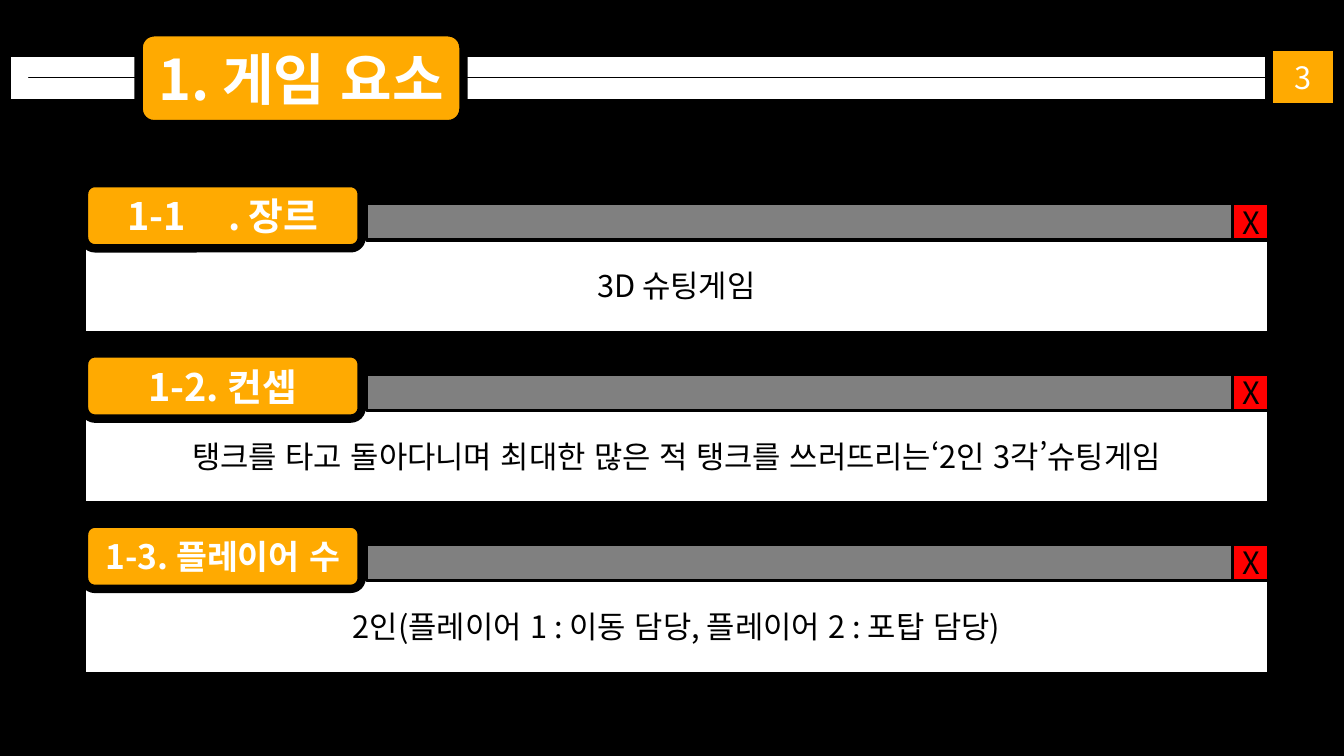
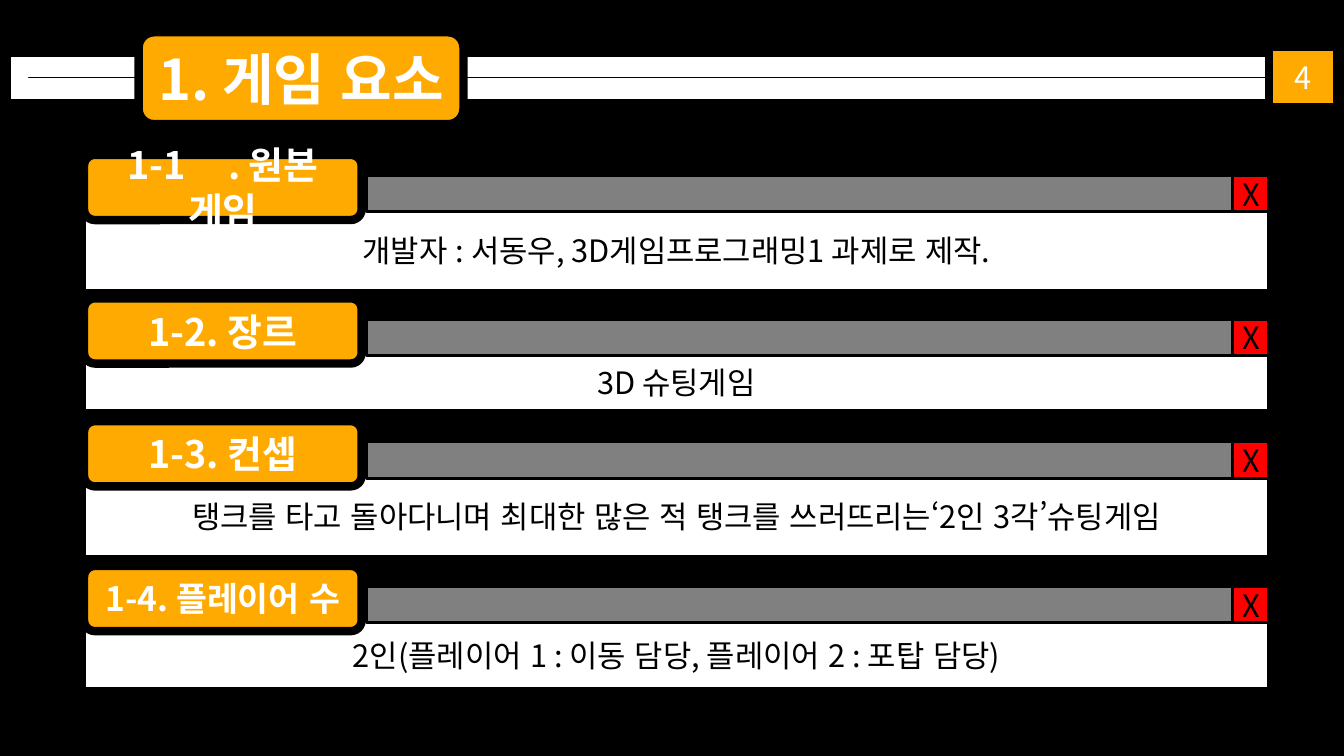
Before and after one commit to KimDJ7105/2023_network_game_project, a slide deck: slide 5 of 넷겜플 1팀 텀프로젝트 추진계획서.pptx (slide 4 before the commit). Drawn at 1344x756 pixels with LibreOffice and Linux fonts; fonts in the diff are those of the drawing; background and template pictures are left out. Boxes give left, top, right and bottom in pixels: in the first picture for what was removed or moved away, otherwise in the second. Text is boxed around its words. In the diff, an @@ line names an element or a change of style, - is before the commit and + after.

```diff
--- a/넷겜플 1팀 텀프로젝트 추진계획서.pptx
+++ b/넷겜플 1팀 텀프로젝트 추진계획서.pptx
@@ text in rectangle at bbox=[1294, 66, 1311, 89]: text changed @@
-3
+4
@@ rectangle added at bbox=[84, 175, 1268, 290], fill #FFFFFF, outline #000000 2.25 pt, 22 pt, text #000000 @@
+개발자 : 서동우, 3D게임프로그래밍1 과제로 제작.
@@ rounded rectangle added at bbox=[84, 155, 361, 221], fill #FFAA01, outline #000000 6 pt, 27 pt, text #FFFFFF, bold @@
+1-1 . 원본 게임
@@ rectangle added at bbox=[367, 175, 1269, 212], fill #808080, outline #000000 2.25 pt @@
@@ rectangle added at bbox=[1233, 175, 1269, 212], fill #FF0000, outline #000000 2.25 pt, 22 pt, text #000000 @@
+X
@@ rectangle "3D 슈팅게임": place and size @@
-rectangle "3D 슈팅게임" at bbox=[84, 204, 1268, 333]
+rectangle "3D 슈팅게임" at bbox=[84, 320, 1268, 411]
@@ text in rounded rectangle at bbox=[148, 314, 298, 350]: text changed @@
-1-1 . 장르
+1-2. 장르
@@ 2 rectangles, 1 rounded rectangle: place and size @@
-2 rectangles, 1 rounded rectangle at bbox=[84, 184, 1269, 249]
+2 rectangles, 1 rounded rectangle at bbox=[84, 298, 1269, 364]
@@ rectangle "탱크를 타고 돌아다니며 최대한 많은 ...": place and size @@
-rectangle "탱크를 타고 돌아다니며 최대한 많은 ..." at bbox=[84, 374, 1268, 503]
+rectangle "탱크를 타고 돌아다니며 최대한 많은 ..." at bbox=[84, 442, 1268, 557]
@@ rounded rectangle "1-3. 컨셉": place and size @@
-rounded rectangle "1-3. 컨셉" at bbox=[84, 354, 361, 419]
+rounded rectangle "1-3. 컨셉" at bbox=[84, 421, 361, 487]
@@ text in rounded rectangle at bbox=[148, 436, 298, 471]: text changed @@
-1-2. 컨셉
+1-3. 컨셉
@@ rectangle: place and size @@
-rectangle at bbox=[367, 374, 1269, 410]
+rectangle at bbox=[367, 442, 1269, 478]
@@ rectangle "X": place and size @@
-rectangle "X" at bbox=[1233, 374, 1269, 410]
+rectangle "X" at bbox=[1233, 442, 1269, 478]
@@ rounded rectangle "1-4. 플레이어 수": place and size @@
-rounded rectangle "1-4. 플레이어 수" at bbox=[84, 524, 361, 590]
+rounded rectangle "1-4. 플레이어 수" at bbox=[84, 566, 361, 631]
@@ rectangle "2인(플레이어 1 : 이동 담당, ...": place and size @@
-rectangle "2인(플레이어 1 : 이동 담당, ..." at bbox=[84, 544, 1268, 674]
+rectangle "2인(플레이어 1 : 이동 담당, ..." at bbox=[84, 587, 1268, 689]
@@ text in rounded rectangle at bbox=[106, 582, 340, 614]: text changed @@
-1-3. 플레이어 수
+1-4. 플레이어 수
@@ rectangle: place and size @@
-rectangle at bbox=[367, 544, 1269, 581]
+rectangle at bbox=[367, 587, 1269, 623]
@@ rectangle "X": place and size @@
-rectangle "X" at bbox=[1233, 544, 1269, 581]
+rectangle "X" at bbox=[1233, 587, 1269, 623]
```
Also in this commit, not shown: 16 other slides changed, 2 slides added, 1 other file.
